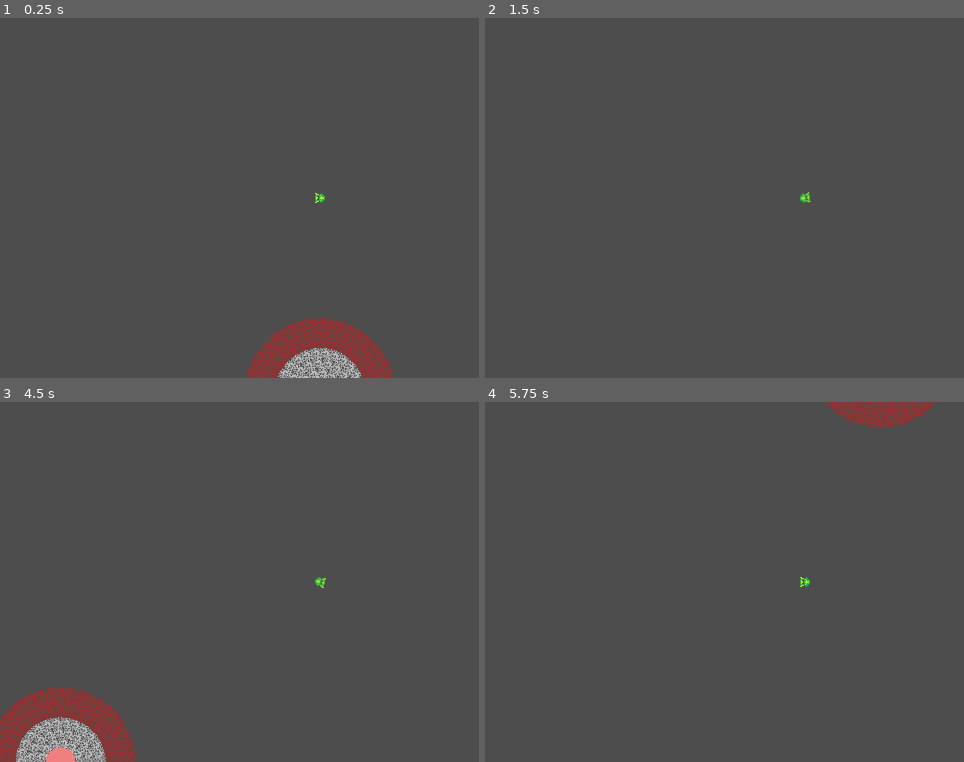
Above: before the commit, frames 1-4 (two rows, left to right).
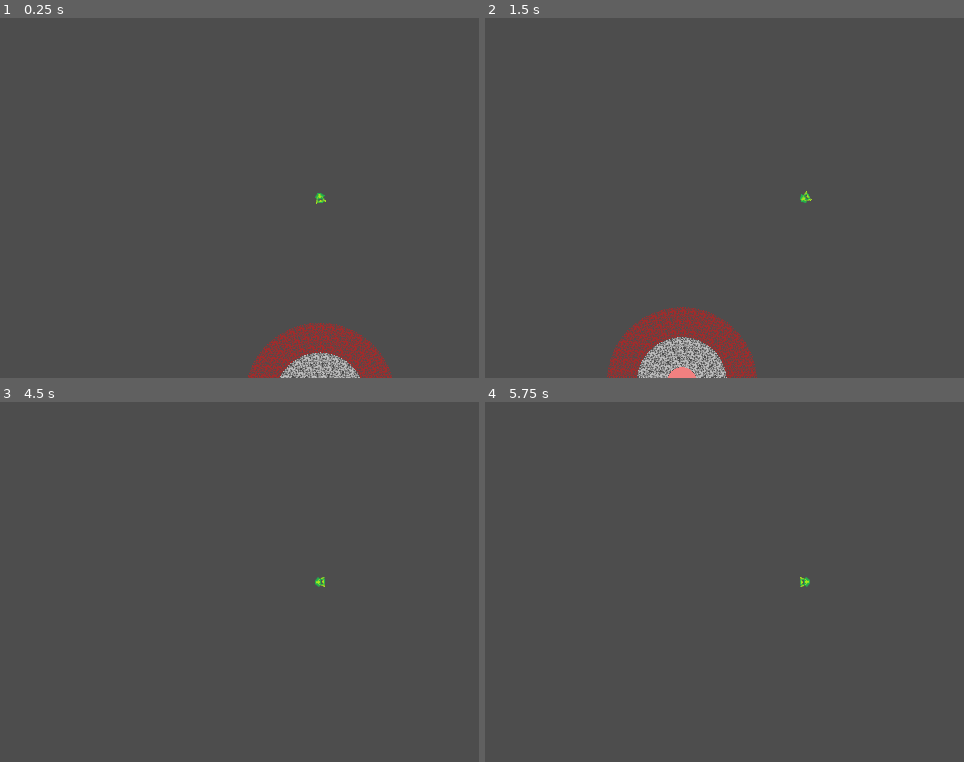
Above: after the commit, the same moments.

Repository: erenliving/UntitledDiggingGame
Game: Godot game, scene res://scenes/main.tscn
The game is run twice, just before and just after one commit, with the same random seed, the same clock (stepped at 60 frames per second) and the same inputs.
Inputs (mouse positions are in pixels of both pictures, inside the frame that each line leads up to):
- Up to frame 1 (0.25 s): no input
- Up to frame 2 (1.5 s): move the mouse to (944, 180) at 0.52 s; hold Right (right) 0.53-1.28 s; move the mouse to (676, 216) at 1.27 s; hold Down (down) from 1.28 s (still down)
- Up to frame 3 (4.5 s): move the mouse to (383, 502) at 2.02 s; release Down (down) at 2.03 s; hold Right (right) 2.03-2.78 s; move the mouse to (287, 654) at 2.77 s; hold Up (up) 2.78-3.53 s; tap Enter at 3.5 s; move the mouse to (outside the picture) at 3.52 s; hold Left (left) from 3.53 s (still down); tap Space at 4.25 s; move the mouse to (129, 528) at 4.27 s
- Up to frame 4 (5.75 s): move the mouse to (834, 582) at 5.02 s; release Left (left) at 5.03 s; hold Down (down) from 5.03 s (still down)

The runs differ from the first frame. In frame 1, 2.4% of the frame differs, in the area x 51-83%, y 48-100%; in frame 2, 3.9%; in frame 3, 4.1%, in the area x 0-69%, y 48-100%; in frame 4, 0.9%.

Commit message:
Replace Player with RigidPlayer

Diff:
--- a/scenes/main.tscn
+++ b/scenes/main.tscn
@@ -1,19 +1,19 @@
 [gd_scene load_steps=5 format=3 uid="uid://ktaca8isg8vw"]
 
-[ext_resource type="PackedScene" uid="uid://c7wgkaipuwh5n" path="res://scenes/player.tscn" id="1_cakok"]
 [ext_resource type="PackedScene" uid="uid://r8ljkeio1qwg" path="res://scenes/rock.tscn" id="2_ny5hl"]
 [ext_resource type="PackedScene" uid="uid://m7bnmhbg2uft" path="res://scenes/core.tscn" id="3_qulcl"]
 [ext_resource type="Script" path="res://scripts/level_builder.gd" id="4_ly1ea"]
+[ext_resource type="PackedScene" uid="uid://qbn55nn71ahj" path="res://scenes/rigid_player.tscn" id="5_y1xjo"]
 
 [node name="Main" type="Node"]
 
 [node name="Camera2D" type="Camera2D" parent="."]
 position = Vector2(0, -200)
 
-[node name="Player" parent="." instance=ExtResource("1_cakok")]
+[node name="RigidPlayer" parent="." instance=ExtResource("5_y1xjo")]
 position = Vector2(0, -200)
 
-[node name="RemoteTransform2D" type="RemoteTransform2D" parent="Player"]
+[node name="RemoteTransform2D" type="RemoteTransform2D" parent="RigidPlayer"]
 remote_path = NodePath("../../Camera2D")
 
 [node name="LevelBuilder" type="Node" parent="."]
--- /dev/null
+++ b/scenes/rigid_player.tscn
@@ -0,0 +1,26 @@
+[gd_scene load_steps=5 format=3 uid="uid://qbn55nn71ahj"]
+
+[ext_resource type="Script" path="res://scripts/rigid_player.gd" id="1_1ik7c"]
+[ext_resource type="Texture2D" uid="uid://exnjscm0uisw" path="res://assets/player.png" id="1_b4neo"]
+
+[sub_resource type="PhysicsMaterial" id="PhysicsMaterial_n7sao"]
+
+[sub_resource type="CircleShape2D" id="CircleShape2D_5e0k6"]
+radius = 5.0
+
+[node name="RigidPlayer" type="RigidBody2D"]
+collision_mask = 6
+physics_material_override = SubResource("PhysicsMaterial_n7sao")
+gravity_scale = 0.0
+max_contacts_reported = 1
+contact_monitor = true
+script = ExtResource("1_1ik7c")
+
+[node name="CollisionShape2D" type="CollisionShape2D" parent="."]
+shape = SubResource("CircleShape2D_5e0k6")
+
+[node name="Sprite2D" type="Sprite2D" parent="."]
+rotation = 3.14159
+texture = ExtResource("1_b4neo")
+
+[connection signal="body_entered" from="." to="." method="_on_body_entered"]
--- a/scripts/core.gd
+++ b/scripts/core.gd
@@ -12,6 +12,5 @@
 func _ready():
 	(collision_shape_2d.shape as CircleShape2D).radius = radius
 
-
 func _draw():
 	draw_circle(Vector2.ZERO, radius, Color.LIGHT_CORAL)
--- /dev/null
+++ b/scripts/rigid_player.gd
@@ -0,0 +1,47 @@
+extends RigidBody2D
+
+
+class_name RigidPlayer
+
+const SPEED = 300
+
+var HEALTH = 100
+var RESOURCES = {
+	Global.RockType.DIRT: 0,
+	Global.RockType.ROCK: 0,
+	Global.RockType.IRON: 0,
+	Global.RockType.COPPER: 0,
+	Global.RockType.ALUMINUM: 0,
+	Global.RockType.COBALT: 0
+}
+
+func _ready():
+	SignalBus.rock_destroyed.connect(_on_rock_destroyed)
+
+func _integrate_forces(state):
+	SmoothLookAt.smoothLookAtRigid(self, get_global_mouse_position(), 10)
+
+	# Input force
+	var input_dir = Input.get_vector("left", "right", "up", "down")
+	state.apply_force(input_dir * SPEED)
+
+	# Gravity force
+	state.apply_force((Vector2.ZERO - position).normalized() * 10)
+
+func _on_rock_destroyed(rock_type: Global.RockType, resource_amount: int):
+	print("Player received rock destroyed for type ", rock_type, " and amount ", resource_amount)
+	RESOURCES[rock_type] += resource_amount
+
+func _on_body_entered(body):
+	if body is Rock:
+		print("Player hit Rock")
+		# 1. Hit rock for damage
+		# 2. Take damage from rock
+		# TODO: replace with player damage variable
+		body.hit(1)
+		HEALTH -= Global.DAMAGE_TABLE[body.getRockType()]
+		if HEALTH <= 0:
+			print("Player dead")
+			SignalBus.player_dead.emit()
+	elif body is Core:
+		print("Player hit Core")
